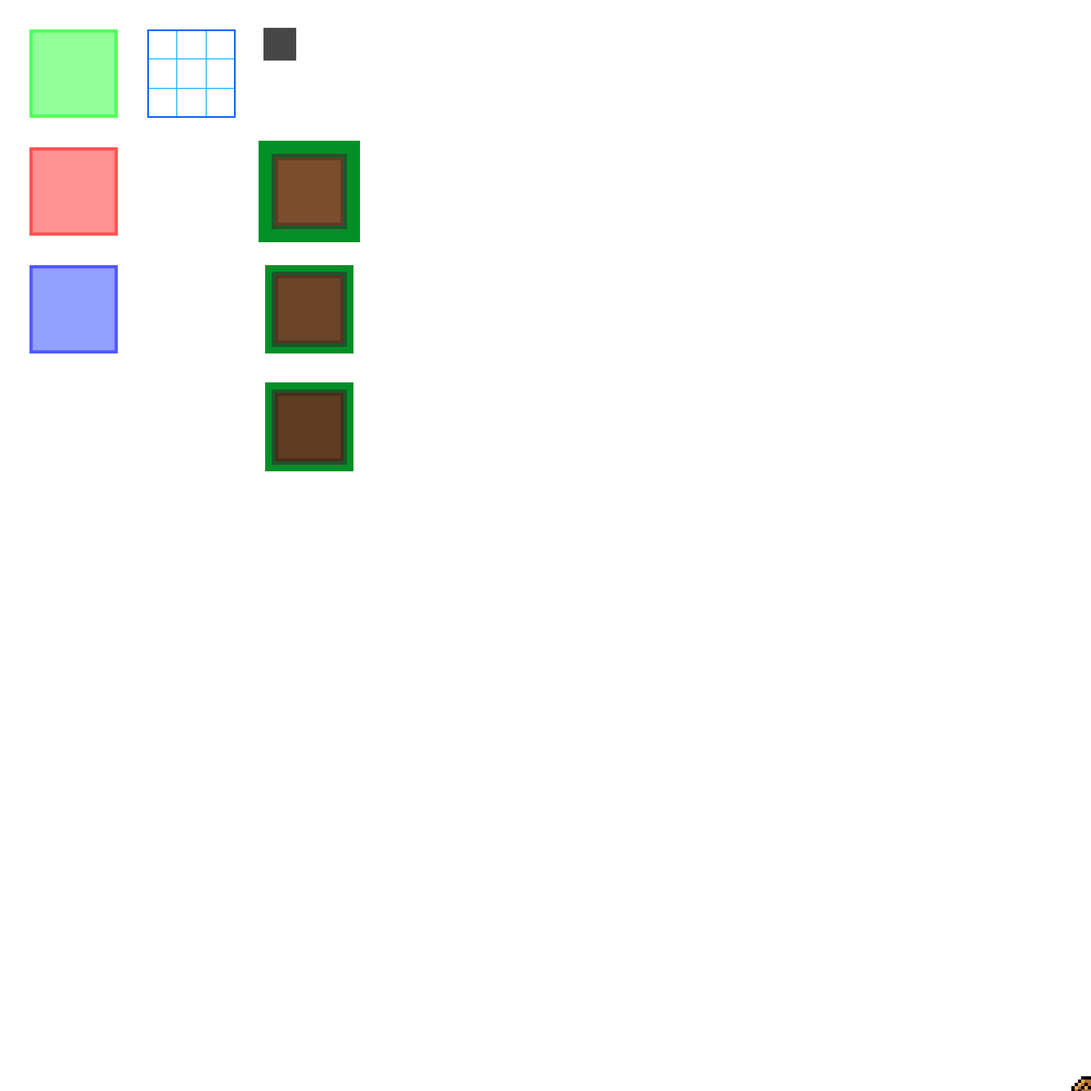
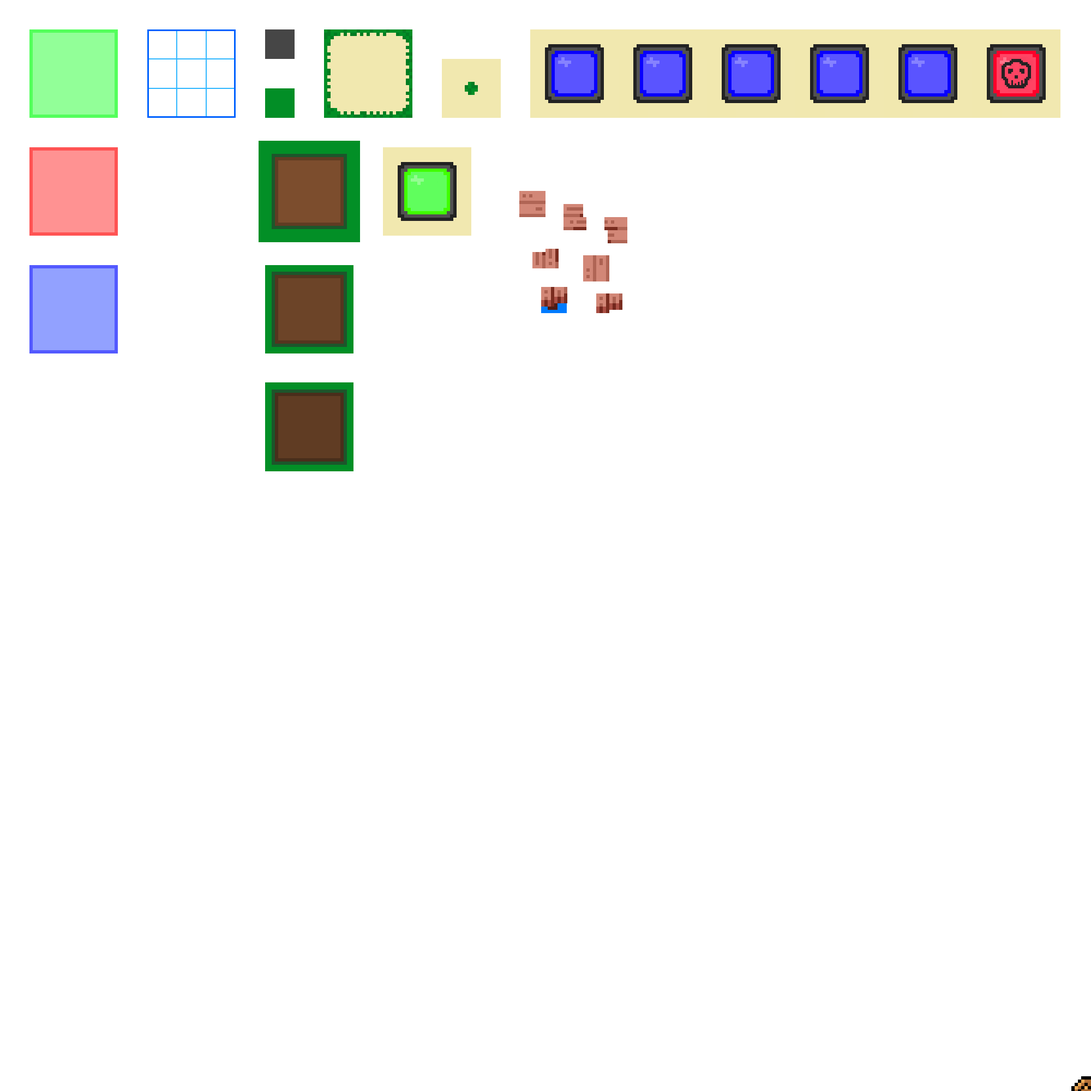
Two versions of the same layered image (1091 x 1091). Layer-by-layer changes:
renamed "block" to "Calque 28", moved it above "Calque 27", painted on it over [263, 29, 1061, 314]
renamed "Debug Layer" to "Calque 27", painted on it over [263, 27, 1061, 314]
